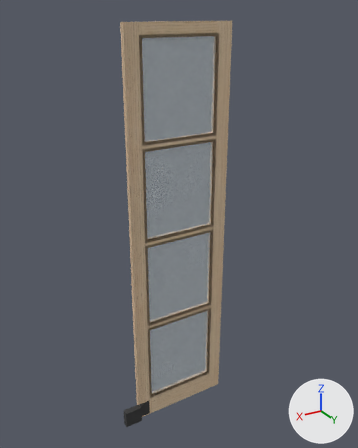
The glTF model 2025-284-C01-Vitrineskap/sim/Vitrine_V2_dor_1.glb, before and after one commit.
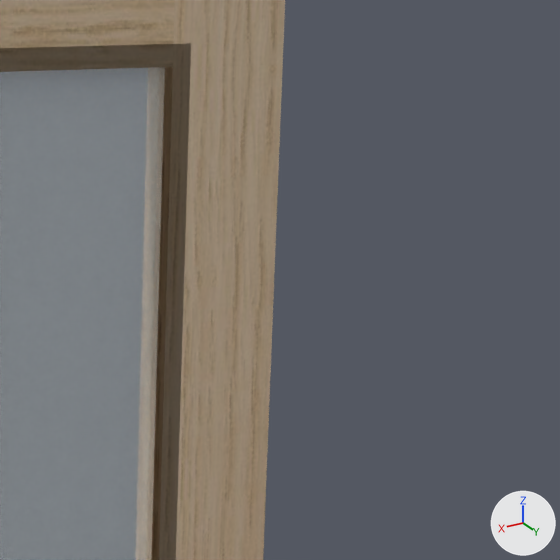
The first picture shows the older version from a camera (50 mm lens) standing at (1930.0, 1032.0, 2428.0) and looking at (1079.0, -386.0, 1719.0). The close-ups show the older and then the newer version on the part from 54% to 75% of the width and 6% to 23% of the height of that picture. Only the edits that show in the close-ups are written down. Lighting does not change. The marker at lower right points along +X, +Y and +Z.

Objects in the first close-up: '2025-284 Vitrineskap'.
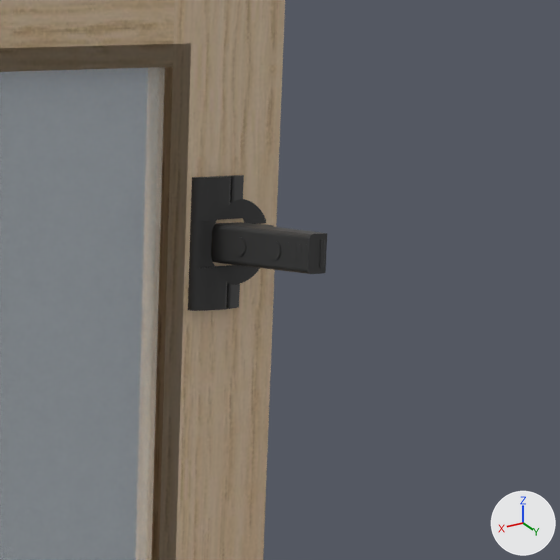
The change in detail:
Mesh me_blum_71b3590 is new.
It has 1701 vertices, 3386 faces and spans x -31.9..10.4, y -28.5..28.5, z -51.3..29.4.
It uses material mat_beslag_sort (dark grey #3f3f3f).
Object 'Vitrine V2 dør 1 stil venstre hengsel z2278 Blum 71B3590' (ob_vitrine_v2_dør_1_stil_venstre_hengsel_z2278_blum_71b3590) is new; it shows me_blum_71b3590.
Its location is (894.0, -342.7, 2278.5).
Its rotation in degrees is (90, 0, 180).

Location of each change, (x1, y1, x2, y2) in pixels of the close-ups (560 x 560 px):
'Vitrine V2 dør 1 stil venstre hengsel z2278 Blum 71B3590', added
    after: (188, 175, 327, 311)
